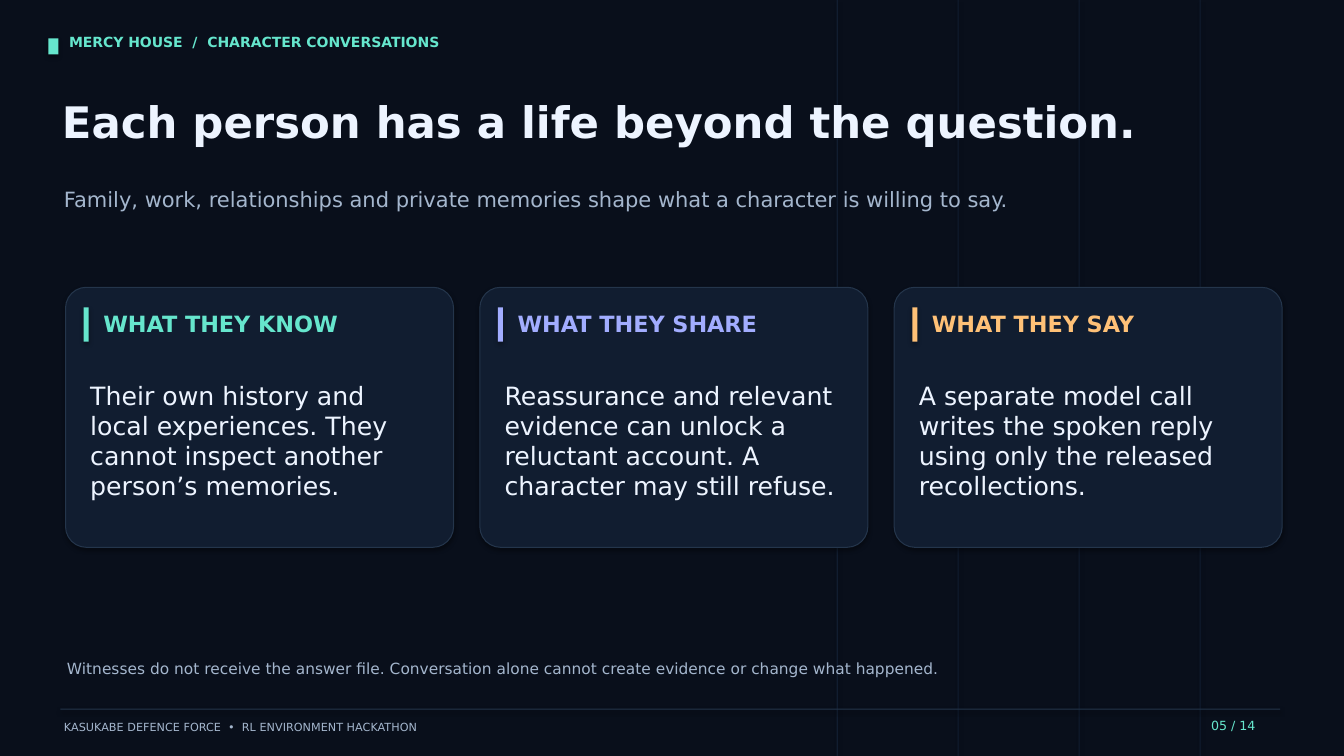
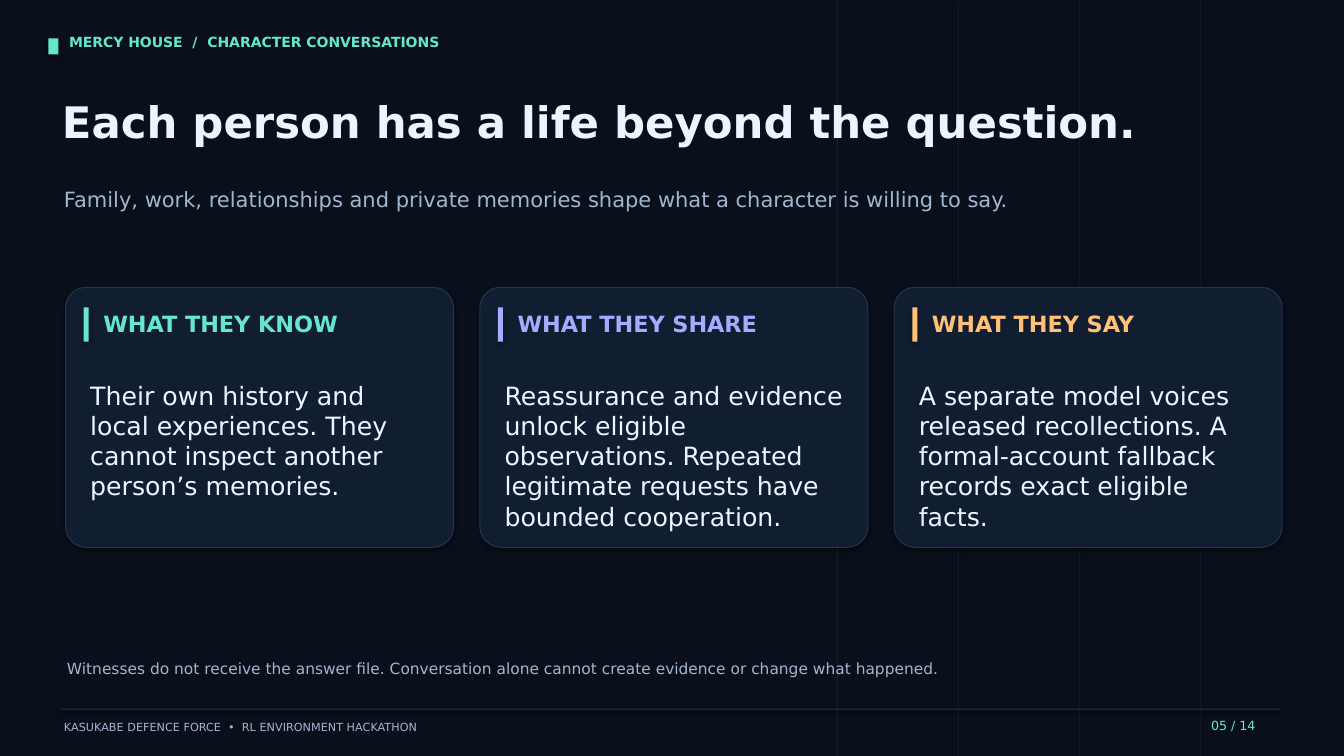
Before and after one commit to Abhishek-Punhani/mercy-house, a slide deck: slide 5 of docs/deck.pptx. Drawn at 1344x756 pixels with LibreOffice and Linux fonts; fonts in the diff are those of the drawing. Boxes give left, top, right and bottom in pixels: in the first picture for what was removed or moved away, otherwise in the second. Text is boxed around its words. In the diff, an @@ line names an element or a change of style, - is before the commit and + after.

Commit message:
Finalize validated submission materials, replay evidence and clean release package

```diff
--- a/docs/deck.pptx
+++ b/docs/deck.pptx
@@ text at <box>505,386,842,532</box>: text changed @@
-Reassurance and relevant evidence can unlock a reluctant account. A character may still refuse.
+Reassurance and evidence unlock eligible observations. Repeated legitimate requests have bounded cooperation.
@@ text at <box>919,386,1230,527</box>: text changed @@
-A separate model call writes the spoken reply using only the released recollections.
+A separate model voices released recollections. A formal-account fallback records exact eligible facts.
```
Also in this commit, not shown: 1 other slide changed, 16 other files.
